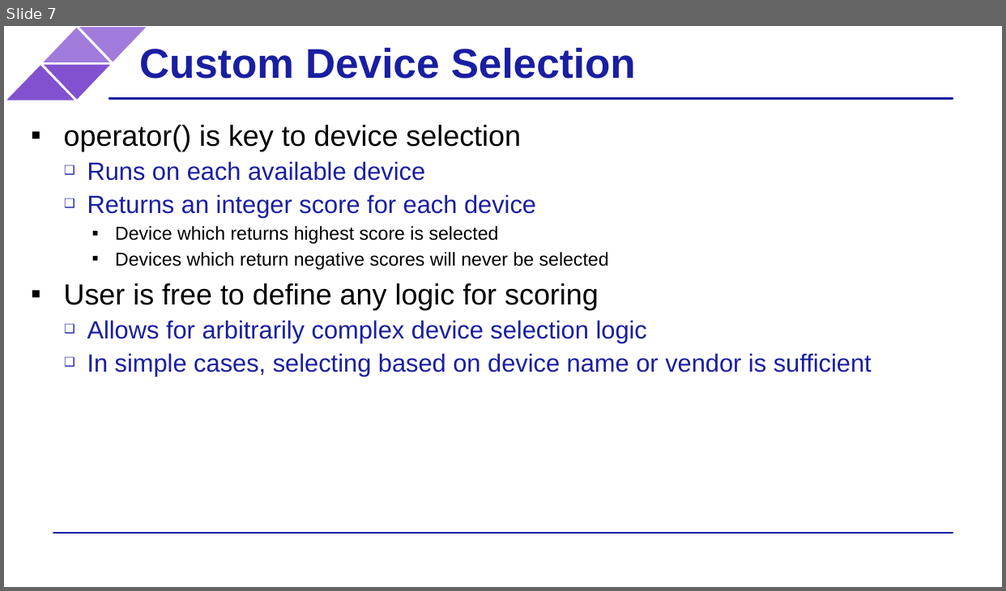
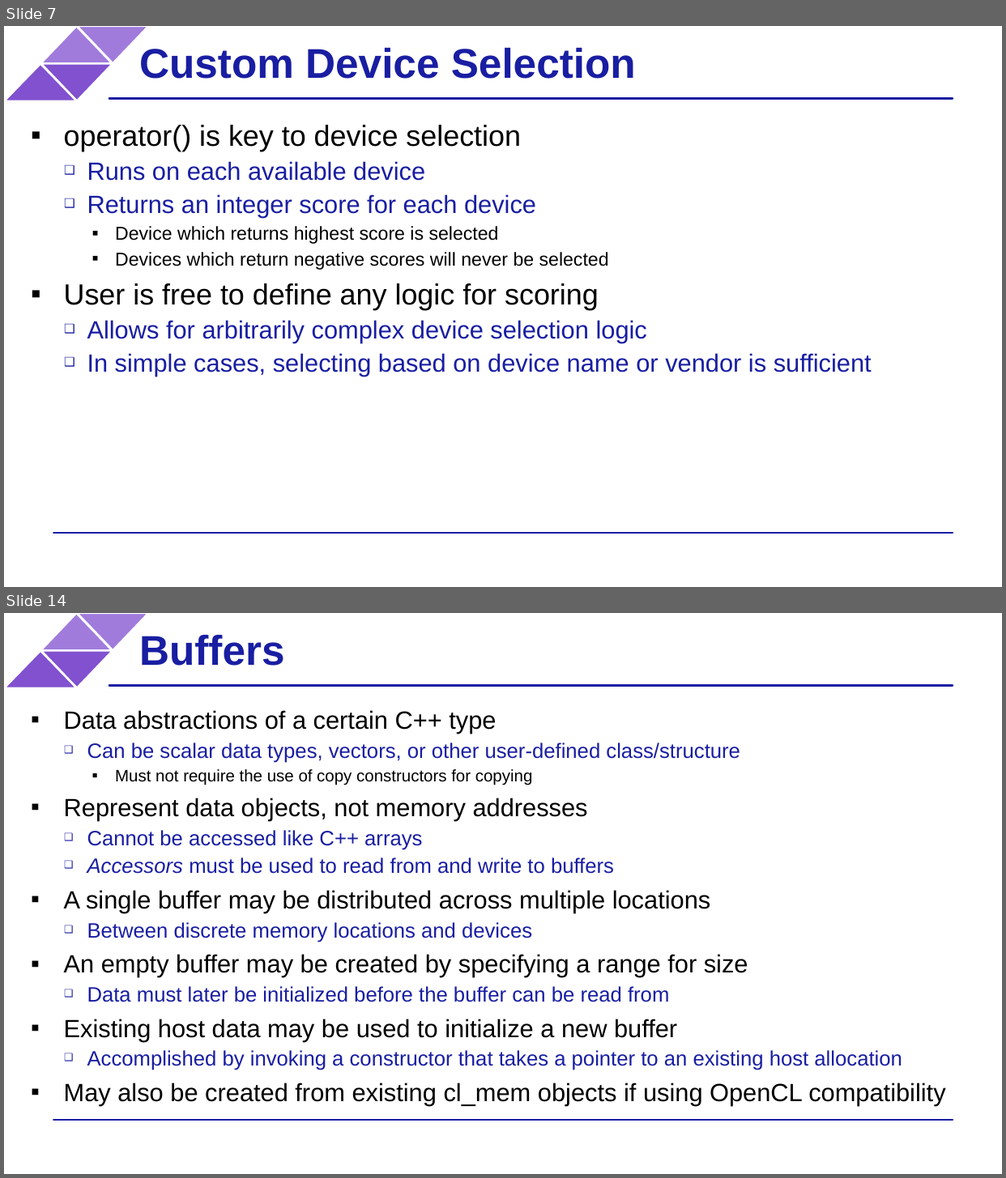
Before and after one commit to BenjaminMFindley/Reconfig-2-SYCL-DPCPP, a slide deck: Slides/SYCL intro.pptx. Shown one above the other, each under a label of ours: slide 7 before the commit, slides 7 and 14 after it; the slides between them are not shown. The pictures are 1006x591 and 1006x1178 pixels, drawn with LibreOffice and Linux fonts; fonts in the diff are those of the drawing; background and template pictures are left out. Boxes give left, top, right and bottom in pixels: in the first picture for what was removed or moved away, otherwise in the second. Text is boxed around its words. In the diff, an @@ line names an element or a change of style, - is before the commit and + after.

Commit message:
Data management, USM, Buffers

```diff
--- a/Slides/SYCL intro.pptx
+++ b/Slides/SYCL intro.pptx
@@ slide 14 added at <box>4,613,1002,1174</box>, background #FFFFFF; not listed: 6 template elements that a slide beside it also shows @@
@@ title added at <box>139,635,284,666</box>, 40 pt, text #191EA2, bold @@
+Buffers
@@ text added at <box>64,710,945,1106</box>, 20 pt, text #000000 @@
+▪ Data abstractions of a certain C++ type
+  ❑ Can be scalar data types, vectors, or other user-defined class/structure
+    ▪ Must not require the use of copy constructors for copying
+▪ Represent data objects, not memory addresses
+  ❑ Cannot be accessed like C++ arrays
+  ❑ Accessors must be used to read from and write to buffers
+▪ A single buffer may be distributed across multiple locations
+  ❑ Between discrete memory locations and devices
+▪ An empty buffer may be created by specifying a range for size
+  ❑ Data must later be initialized before the buffer can be read from
+▪ Existing host data may be used to initialize a new buffer
+  ❑ Accomplished by invoking a constructor that takes a pointer to an existing host allocation
+▪ May also be created from existing cl_mem objects if using OpenCL compatibility
```
Also in this commit, not shown: 1 slide changed, 6 other slides added, 1 other file.
